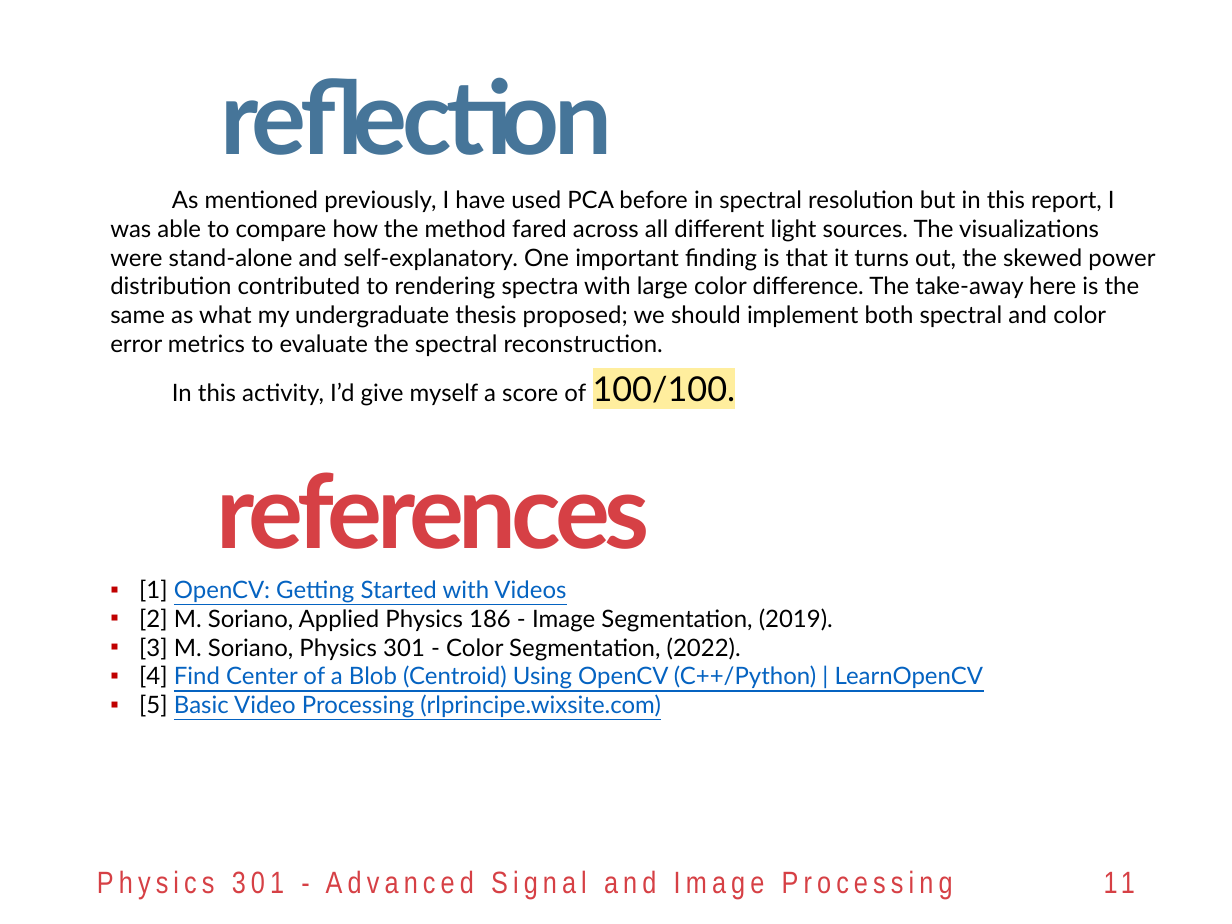
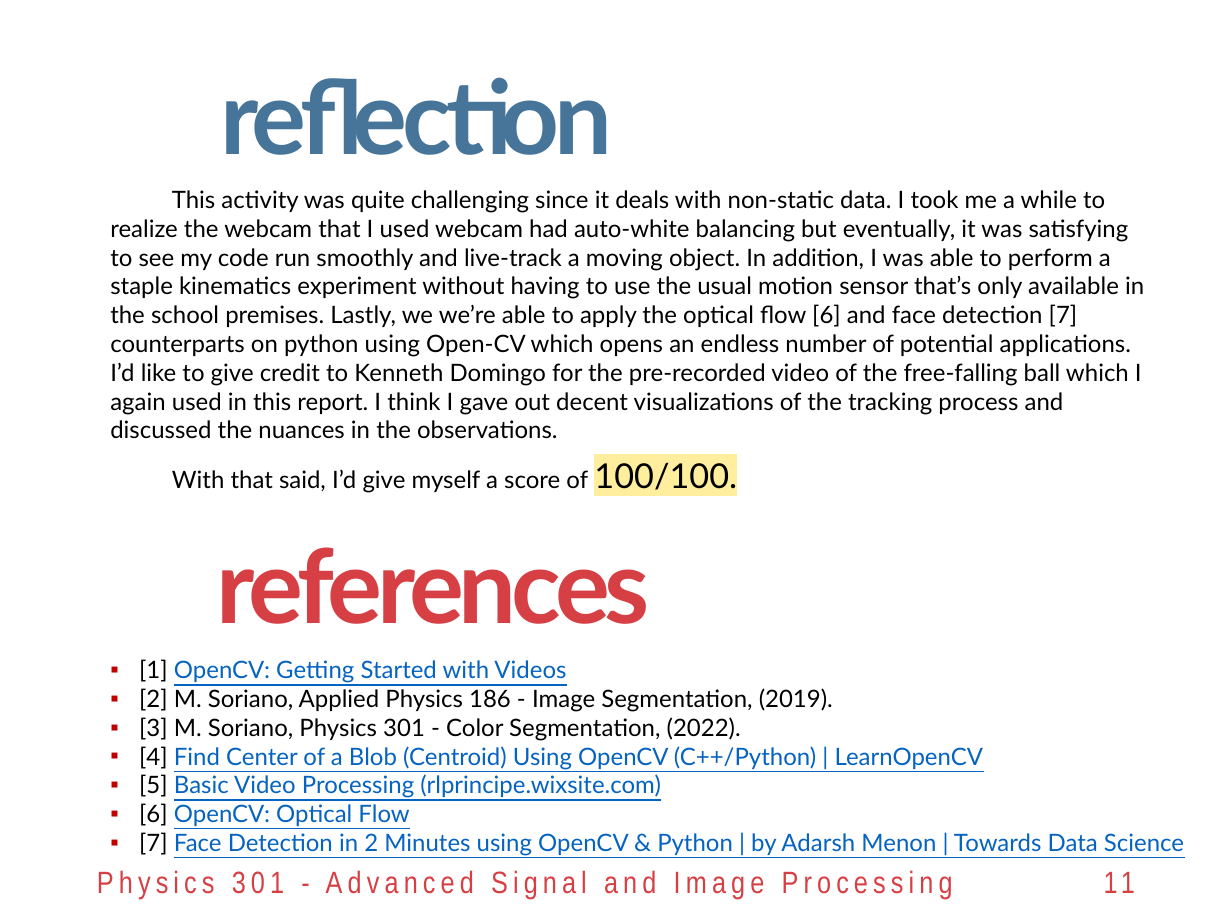
Before and after one commit to reneprincipejr/Physics-301, a slide deck: slide 11 of 05 Video Processing/Activity 5 - Video Processing.pptx. Drawn at 1232x924 pixels with LibreOffice and Linux fonts; fonts in the diff are those of the drawing; background and template pictures are left out. Boxes give left, top, right and bottom in pixels: in the first picture for what was removed or moved away, otherwise in the second. Text is boxed around its words. In the diff, an @@ line names an element or a change of style, - is before the commit and + after.

Commit message:
Started Act 8 Report

```diff
--- a/05 Video Processing/Activity 5 - Video Processing.pptx
+++ b/05 Video Processing/Activity 5 - Video Processing.pptx
@@ text at (x1=110, y1=190, x2=1144, y2=493): text changed @@
-As mentioned previously, I have used PCA before in spectral resolution but in this report, I was able to compare how the method fared across all different light sources. The visualizations were stand-alone and self-explanatory. One important finding is that it turns out, the skewed power distribution contributed to rendering spectra with large color difference. The take-away here is the same as what my undergraduate thesis proposed; we should implement both spectral and color error metrics to evaluate the spectral reconstruction.
-In this activity, I’d give myself a score of 100/100.
+This activity was quite challenging since it deals with non-static data. I took me a while to realize the webcam that I used webcam had auto-white balancing but eventually, it was satisfying to see my code run smoothly and live-track a moving object. In addition, I was able to perform a staple kinematics experiment without having to use the usual motion sensor that’s only available in the school premises. Lastly, we we’re able to apply the optical flow [6] and face detection [7] counterparts on python using Open-CV which opens an endless number of potential applications. I’d like to give credit to Kenneth Domingo for the pre-recorded video of the free-falling ball which I again used in this report. I think I gave out decent visualizations of the tracking process and discussed the nuances in the observations.
+With that said, I’d give myself a score of 100/100.
@@ text "references" moved from (x1=217, y1=472, x2=650, y2=549) to (x1=217, y1=547, x2=650, y2=624) @@
@@ text "[1] OpenCV: Getting Started with ..." moved from (x1=139, y1=579, x2=983, y2=718) to (x1=139, y1=659, x2=1184, y2=855) @@
@@ text at (x1=139, y1=803, x2=1184, y2=855): paragraphs added @@
+▪ [6] OpenCV: Optical Flow
+▪ [7] Face Detection in 2 Minutes using OpenCV & Python | by Adarsh Menon | Towards Data Science
```
Also in this commit, not shown: 4 other slides changed, 4 other files.
